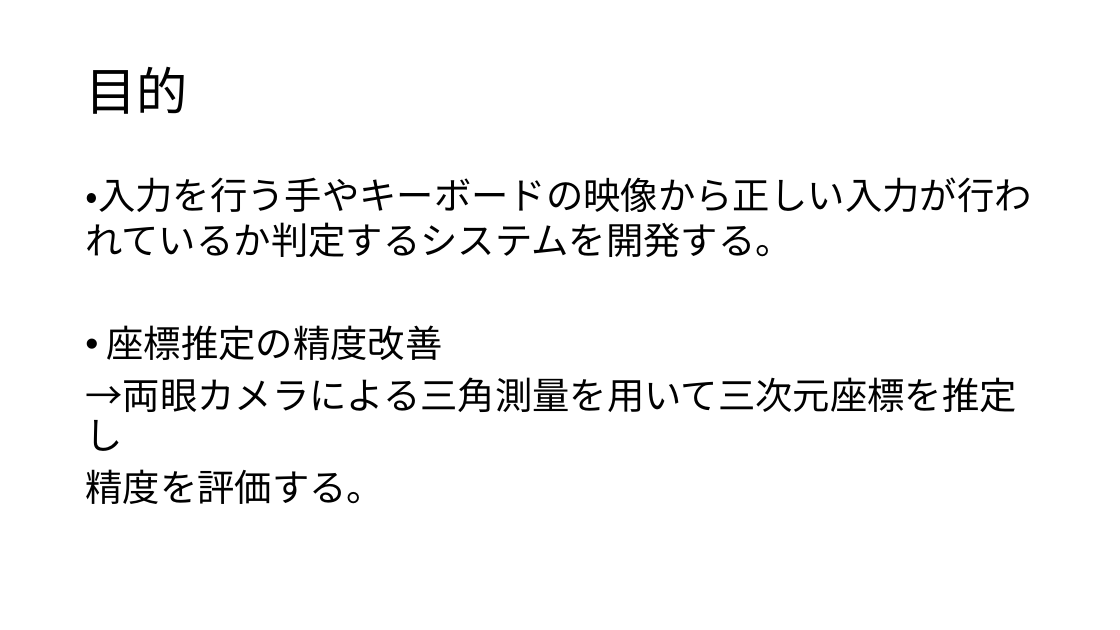
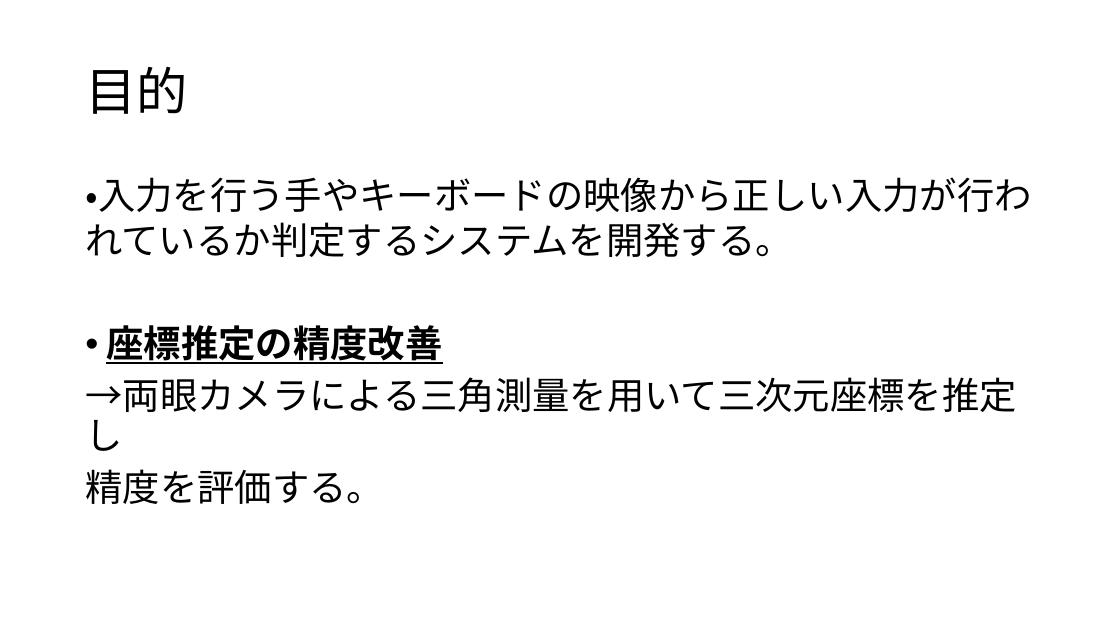
Before and after one commit to hagi711/Graduation-Research, a slide deck: slide 6 of 中間発表.pptx. Drawn at 1120x630 pixels with LibreOffice and Linux fonts; fonts in the diff are those of the drawing. Boxes give left, top, right and bottom in pixels: in the first picture for what was removed or moved away, otherwise in the second. Text is boxed around its words. In the diff, an @@ line names an element or a change of style, - is before the commit and + after.

```diff
--- a/中間発表.pptx
+++ b/中間発表.pptx
@@ text "・入力を行う手やキーボードの映像から正しい入力が行われているか判定するシステムを開発する。" at (85,177,1031,504): bold on, underline on in "座標推定の精度改善"; indent changed @@
```
Also in this commit, not shown: 5 other slides changed.
